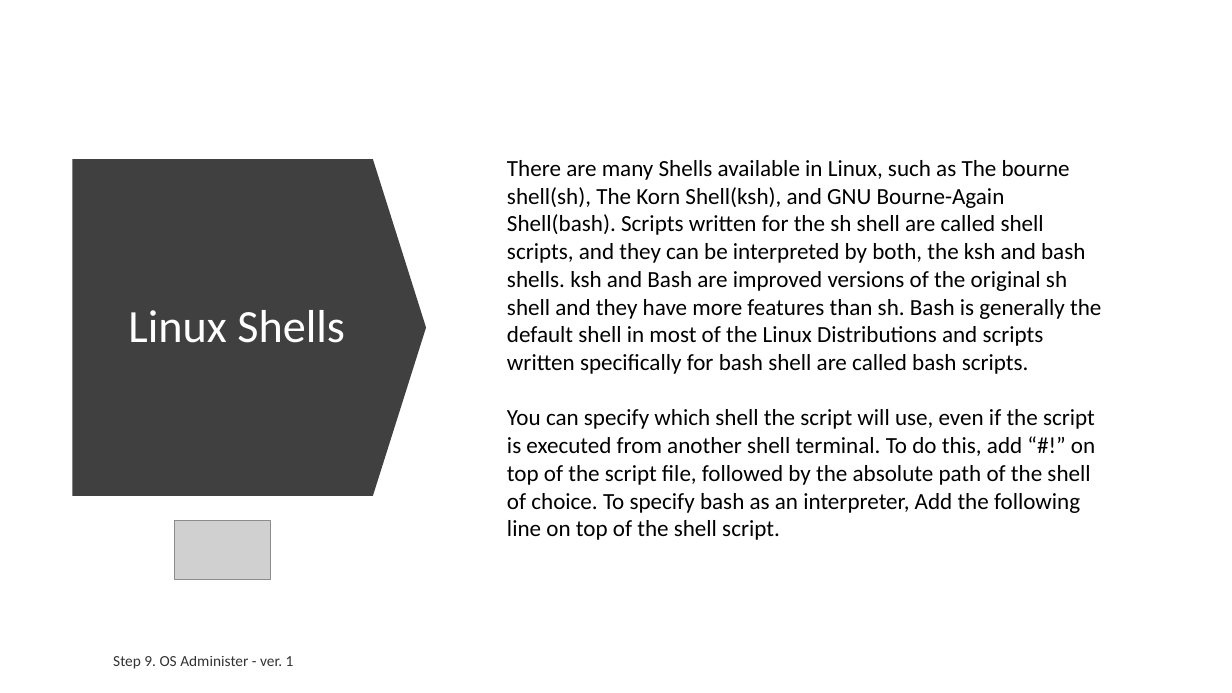
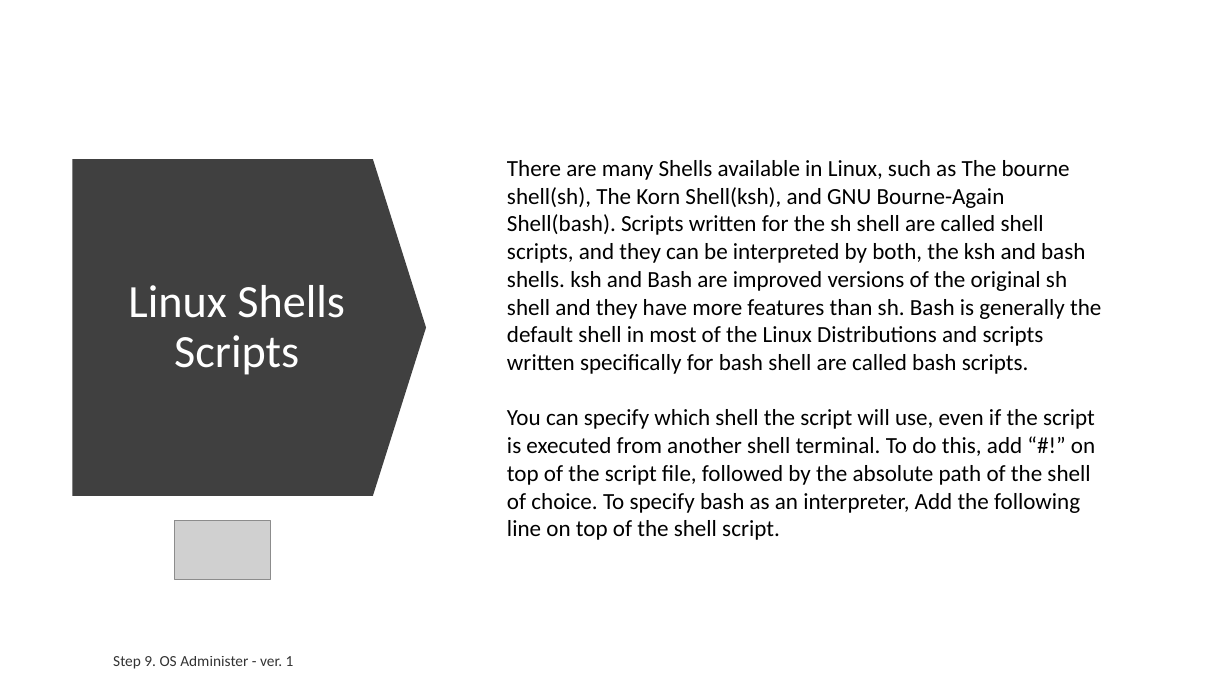
Before and after one commit to ext4dmin/DevOps-Mentorship, a slide deck: slide 10 of Step09-OS_Administer_speach.pptx. Drawn at 1232x693 pixels with LibreOffice and Linux fonts; fonts in the diff are those of the drawing; grey boxes stand for pictures. Boxes give left, top, right and bottom in pixels: in the first picture for what was removed or moved away, otherwise in the second. Text is boxed around its words. In the diff, an @@ line names an element or a change of style, - is before the commit and + after.

```diff
--- a/Step09-OS_Administer_speach.pptx
+++ b/Step09-OS_Administer_speach.pptx
@@ title at [128,285,345,375]: text changed @@
-Linux Shells
+Linux Shells Scripts
```
Also in this commit, not shown: 6 slides added, 2 other files.
